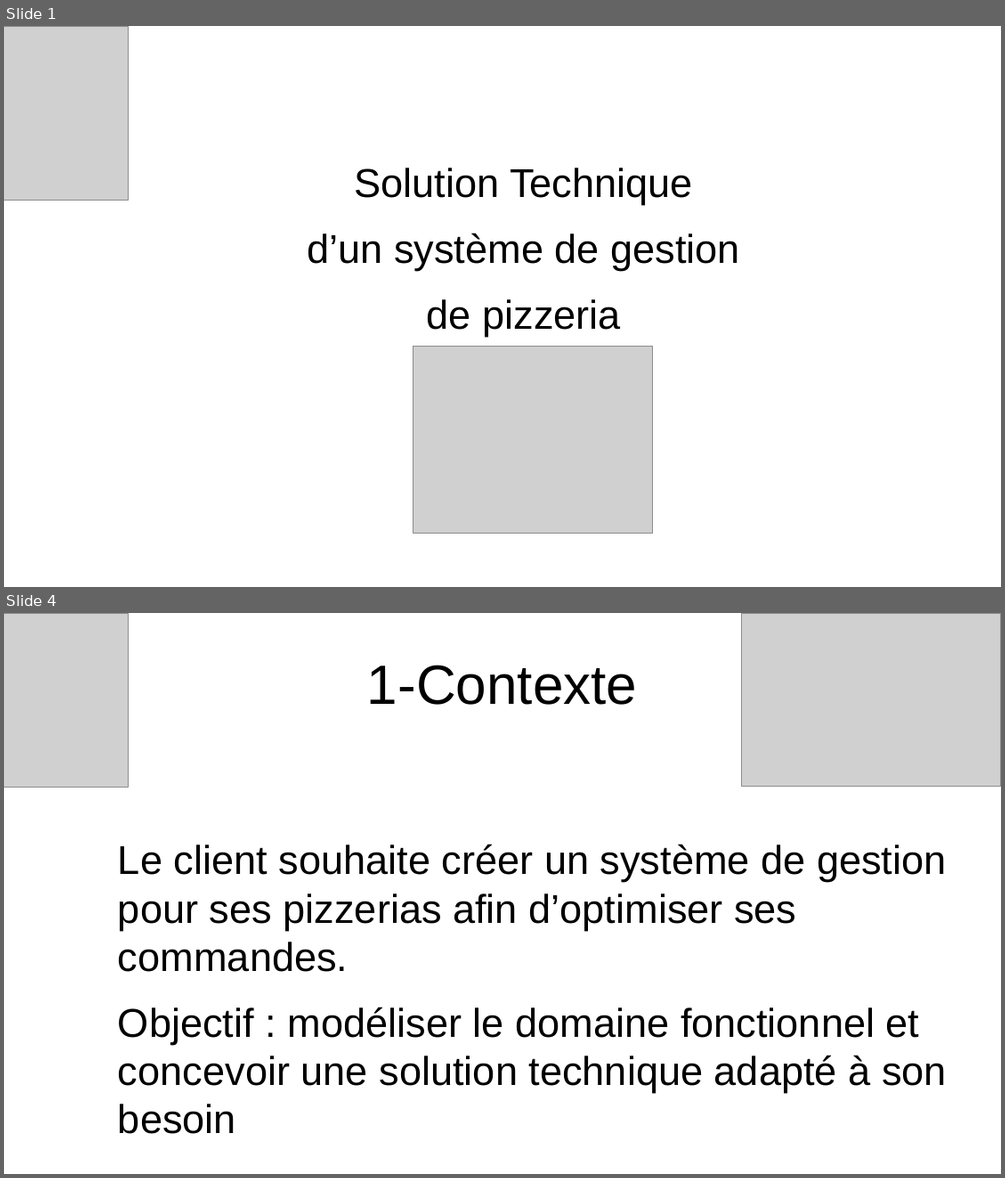
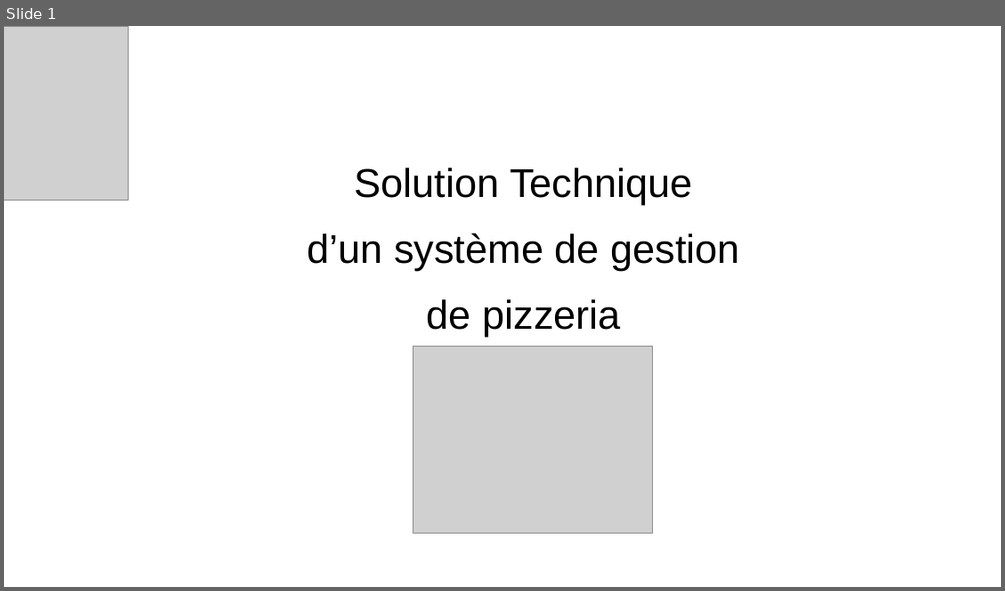
Before and after one commit to jbbaillet85/OCpizzas, a slide deck: documentation/Présentation technique.odp. Shown one above the other, each under a label of ours: slides 1 and 4 before the commit, slide 1 after it; the slides between them are not shown. The pictures are 1005x1178 and 1005x591 pixels, drawn with LibreOffice and Linux fonts; fonts in the diff are those of the drawing; grey boxes stand for pictures; background and template pictures are left out. Boxes give left, top, right and bottom in pixels: in the first picture for what was removed or moved away, otherwise in the second. Text is boxed around its words. In the diff, an @@ line names an element or a change of style, - is before the commit and + after.

```diff
--- a/documentation/Présentation technique.odp
+++ b/documentation/Présentation technique.odp
@@ slide 4 removed at [4,613,1001,1174], background picture (left out) @@
@@ picture removed at [4,613,129,787] @@
@@ picture removed at [742,613,1001,787] @@
@@ title removed at [367,665,637,705] @@
-1-Contexte
@@ text removed at [118,844,947,1093] @@
-Le client souhaite créer un système de gestion pour ses pizzerias afin d’optimiser ses commandes.
-Objectif : modéliser le domaine fonctionnel et concevoir une solution technique adapté à son besoin
```
Also in this commit, not shown: 3 slides changed, 3 slides added, 3 other slides removed, 12 other files.
